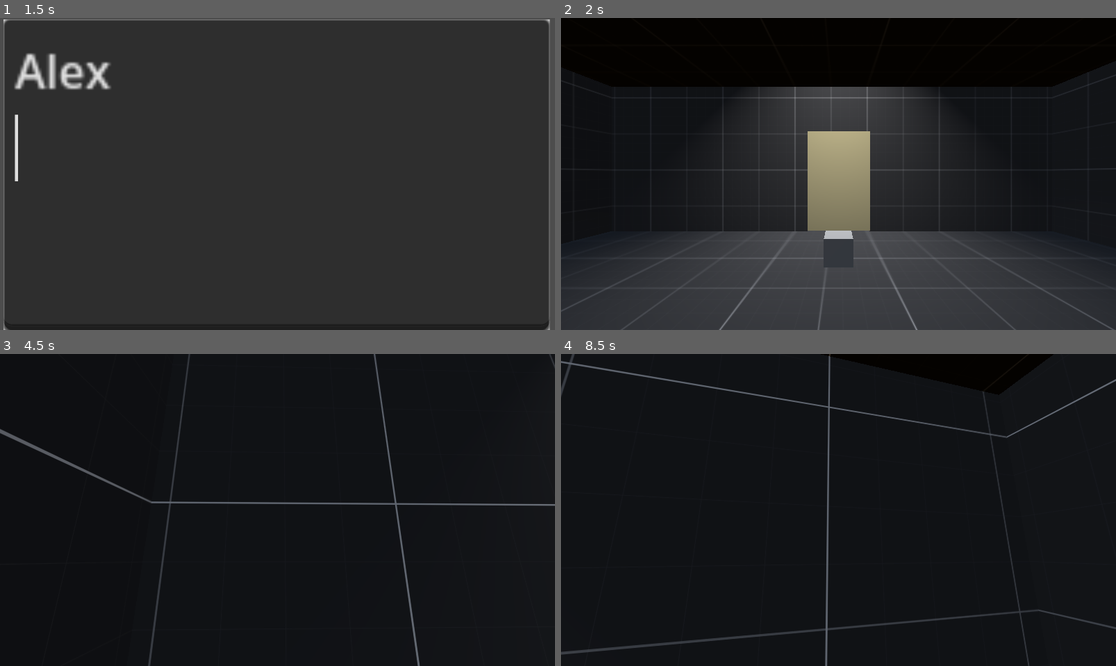
Above: before the commit, frames 1-4 (two rows, left to right).
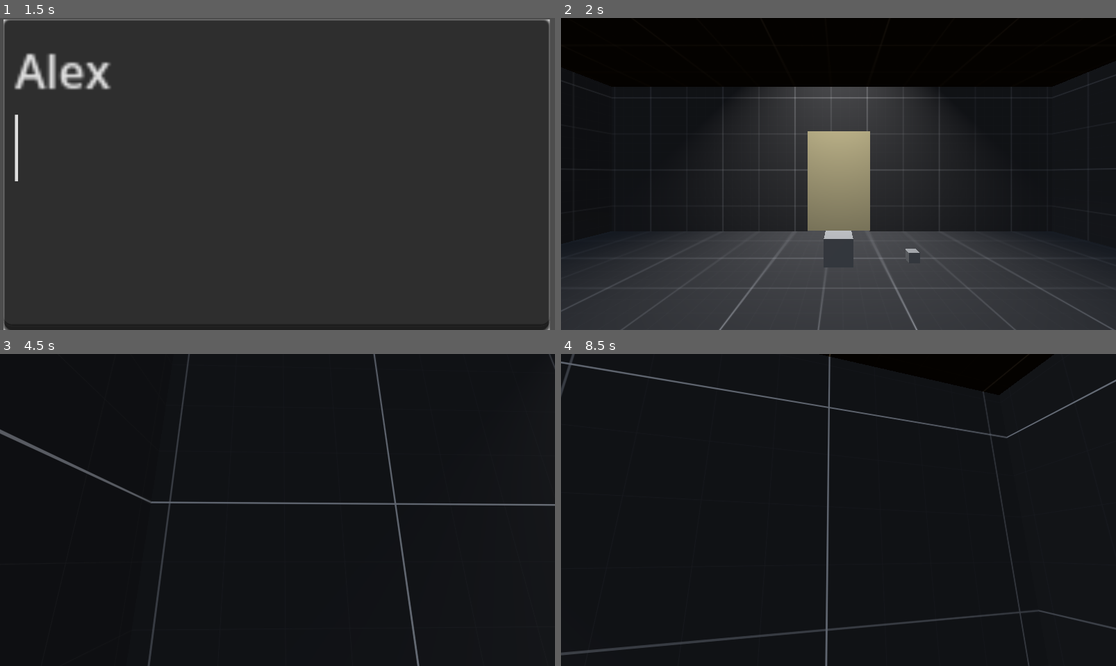
Above: after the commit, the same moments.

Repository: ToyaDR/escape-room
Game: Godot game, scene res://manager-scene.tscn
The game is run twice, just before and just after one commit, with the same random seed, the same clock (stepped at 60 frames per second) and the same inputs.
Inputs (mouse positions are in pixels of both pictures, inside the frame that each line leads up to):
- Up to frame 1 (1.5 s): click (277, 174) at 0.52 s; type "Alex" at 0.6 s; tap Enter (ui_accept) at 1.25 s; move the mouse to (249, 236) at 1.27 s; hold Up (ui_up) from 1.28 s (still down); click (249, 236) at 1.35 s
- Up to frame 2 (2 s): keep holding Up (ui_up); tap Enter (ui_accept) at 1.52 s
- Up to frame 3 (4.5 s): move the mouse to (316, 513) at 2.02 s; click (316, 513) at 2.1 s; tap Enter (ui_accept) at 2.27, 3.5, 3.77 s; move the mouse to (233, 506) at 2.77 s; click (233, 506) at 2.85 s; move the mouse to (283, 510) at 3.52 s; release Up (ui_up) at 3.53 s; hold Left (ui_left) 3.53-4.28 s; click (283, 510) at 3.6 s; move the mouse to (255, 503) at 4.27 s; hold Up (ui_up) from 4.28 s (still down); click (255, 503) at 4.35 s
- Up to frame 4 (8.5 s): tap Enter (ui_accept) at 4.52, 5.27, 6.5, 6.77, 7.52, 8.27 s; move the mouse to (866, 510) at 5.02 s; click (866, 510) at 5.1 s; move the mouse to (810, 510) at 5.77 s; click (810, 510) at 5.85 s; move the mouse to (849, 503) at 6.52 s; release Up (ui_up) at 6.53 s; hold Right (ui_right) 6.53-7.28 s; click (849, 503) at 6.6 s; move the mouse to (832, 516) at 7.27 s; hold Up (ui_up) from 7.28 s (still down); click (832, 516) at 7.35 s; move the mouse to (877, 513) at 8.02 s; click (877, 513) at 8.1 s

Frame 1 is identical in both runs. In frame 2, less than 0.1% of the frame differs, in the area x 62-65%, y 73-78%; in frame 3, 0.4%; in frame 4, 0.7%, in the area x 0-100%, y 0-97%.

Commit message:
Certain items can be added to inventory

Diff:
--- a/door.gd
+++ b/door.gd
@@ -13,5 +13,5 @@
 		return
 	animation_player.play(animation_name)
 
-func _process(delta: float) -> void:
+func _process(_delta: float) -> void:
 	pass
--- a/doorInteract.gd
+++ b/doorInteract.gd
@@ -9,5 +9,5 @@
 func _ready() -> void:
 	pass
 
-func _process(delta: float) -> void:
+func _process(_delta: float) -> void:
 	pass
--- /dev/null
+++ b/inventoryItem.gd
@@ -0,0 +1,25 @@
+extends RigidBody3D
+
+var inventory = {
+	'calculator': {
+		'canvas_path': '/root/the-room/player/CanvasLayer/inventory/calculator',
+	}
+}
+
+var item_name
+var item_ui_node: Sprite2D
+
+var free_after_interact = true
+
+func interact() -> void:
+	print(item_name + " hit")
+	# use item name to get the sprite in the canvas to turn it on
+	item_ui_node.visible = true
+	queue_free()
+
+func _ready():
+	item_name = get_meta('name')
+	item_ui_node = get_node(inventory.get(item_name).canvas_path)
+
+func _process(_delta):
+	pass
--- a/player.gd
+++ b/player.gd
@@ -17,11 +17,22 @@
 var carried_object
 var hand
 
+var default_inventory = {
+  "game_console": false,
+  "calculator": false,
+  "headphones": false,
+  "paint": false,
+  "how_to_draw_books": false,
+  "old_clothes": false,
+}
+var inventory
+
 func _ready() -> void:
 	Input.mouse_mode = Input.MOUSE_MODE_CAPTURED
 	interact_raycast = get_node('player-vision/vertical-pivot/RayCast3D')
 	vertical_pivot = get_node('player-vision/vertical-pivot')
 	hand = get_node('player-vision/vertical-pivot/Marker3D')
+	inventory = default_inventory
 
 func _input(event):
 	if (event is InputEventMouseMotion):
@@ -46,16 +57,26 @@
 	# Handle jump.
 	if Input.is_action_just_pressed("ui_accept") and is_on_floor():
 		velocity.y = JUMP_VELOCITY
+
 	if Input.is_action_just_pressed("interact"):
+		var just_interacted = false
+
 		var interact = interact_raycast.get_collider()
 		if interact != null:
+			just_interacted = true
 			if interact.has_method("interact"):
 				interact.interact()
-			if (interact is RigidBody3D):
+			elif (interact is RigidBody3D):
 				if (carried_object == null):
 					carried_object = interact
 				else:
 					carried_object = null
+
+		# the object sometimes lags behind the cursor and this makes it so the
+		# raycast is not actually colliding with a rigid body. So regardless of
+		# collision or not, we should let go of any object being carried
+		if (carried_object != null && !just_interacted):
+			carried_object = null
 
 	var input_dir = Input.get_vector("ui_left", "ui_right", "ui_up", "ui_down")
 	var direction = (transform.basis * Vector3(input_dir.x, 0, input_dir.y)).normalized()
--- a/player.tscn
+++ b/player.tscn
@@ -1,6 +1,7 @@
-[gd_scene load_steps=3 format=3 uid="uid://wdqw3sl6br3p"]
+[gd_scene load_steps=4 format=3 uid="uid://wdqw3sl6br3p"]
 
 [ext_resource type="Script" path="res://player.gd" id="1_xnrl1"]
+[ext_resource type="Texture2D" uid="uid://b25tvncvgad75" path="res://assets/inventory/hot-pink-ti-84-programmer-art.jpg" id="2_0qdy3"]
 
 [sub_resource type="CapsuleShape3D" id="CapsuleShape3D_p6qog"]
 radius = 0.268997
@@ -29,3 +30,13 @@
 
 [node name="Marker3D" type="Marker3D" parent="player-vision/vertical-pivot"]
 transform = Transform3D(1, 0, 0, 0, 1, 0, 0, 0, 1, 0, -0.306534, -1.34658)
+
+[node name="CanvasLayer" type="CanvasLayer" parent="."]
+
+[node name="inventory" type="Node2D" parent="CanvasLayer"]
+
+[node name="calculator" type="Sprite2D" parent="CanvasLayer/inventory"]
+visible = false
+position = Vector2(1763, 271)
+scale = Vector2(0.0588542, 0.0588542)
+texture = ExtResource("2_0qdy3")
--- a/project.godot
+++ b/project.godot
@@ -70,3 +70,4 @@
 3d_physics/layer_1="player"
 3d_physics/layer_2="environment"
 3d_physics/layer_3="clutter"
+3d_physics/layer_4="inventory"
--- a/scene_manager.gd
+++ b/scene_manager.gd
@@ -2,7 +2,7 @@
 
 var timer = 0
 
-func _process(delta):
+func _process(_delta):
 	timer += 1
 	if (timer > 100):
 		get_tree().change_scene_to_file('res://the-room.tscn')
--- a/the-room.tscn
+++ b/the-room.tscn
@@ -1,8 +1,9 @@
-[gd_scene load_steps=9 format=3 uid="uid://dwe3sp6d7gxwi"]
+[gd_scene load_steps=12 format=3 uid="uid://dwe3sp6d7gxwi"]
 
 [ext_resource type="Material" uid="uid://11dhsxgowmbb" path="res://grayboxing-resources/grayboxDark.tres" id="1_0eoew"]
 [ext_resource type="PackedScene" uid="uid://wdqw3sl6br3p" path="res://player.tscn" id="2_dmf0p"]
 [ext_resource type="PackedScene" uid="uid://bj3f45ufuf8e8" path="res://environment-prefabs/door.tscn" id="3_dgdyn"]
+[ext_resource type="Script" path="res://inventoryItem.gd" id="4_hpxjq"]
 
 [sub_resource type="ProceduralSkyMaterial" id="ProceduralSkyMaterial_yu2vd"]
 
@@ -16,6 +17,10 @@
 [sub_resource type="BoxShape3D" id="BoxShape3D_2v4uc"]
 
 [sub_resource type="BoxMesh" id="BoxMesh_enh6d"]
+
+[sub_resource type="BoxMesh" id="BoxMesh_6po1q"]
+
+[sub_resource type="BoxShape3D" id="BoxShape3D_lfhko"]
 
 [node name="the-room" type="Node3D"]
 transform = Transform3D(1, 0, 0, 0, 1, 0, 0, 0, 1, -0.397453, 0.150072, 0.0585377)
@@ -72,17 +77,35 @@
 
 [node name="door" parent="." instance=ExtResource("3_dgdyn")]
 
-[node name="boxRigid" type="RigidBody3D" parent="."]
+[node name="moveableBox" type="RigidBody3D" parent="."]
 transform = Transform3D(1, 0, 0, 0, 1, 0, 0, 0, 1, 0, 0.260086, 0)
 collision_layer = 4
-collision_mask = 2
+collision_mask = 6
 mass = 0.09
 
-[node name="boxCollision" type="CollisionShape3D" parent="boxRigid"]
+[node name="boxCollision" type="CollisionShape3D" parent="moveableBox"]
 transform = Transform3D(0.25, 0, 0, 0, 0.25, 0, 0, 0, 0.25, 0, 0, 0)
 shape = SubResource("BoxShape3D_2v4uc")
 
-[node name="boxShape" type="MeshInstance3D" parent="boxRigid"]
+[node name="boxShape" type="MeshInstance3D" parent="moveableBox"]
 transform = Transform3D(0.25, 0, 0, 0, 0.25, 0, 0, 0, 0.25, 0, 0, 0)
 mesh = SubResource("BoxMesh_enh6d")
 skeleton = NodePath("")
+
+[node name="inventoryBox" type="RigidBody3D" parent="."]
+transform = Transform3D(1, 0, 0, 0, 1, 0, 0, 0, 1, 0.675361, 0.208454, 0)
+collision_layer = 4
+collision_mask = 7
+mass = 0.01
+script = ExtResource("4_hpxjq")
+metadata/name = "calculator"
+
+[node name="MeshInstance3D" type="MeshInstance3D" parent="inventoryBox"]
+transform = Transform3D(0.1, 0, 0, 0, 0.1, 0, 0, 0, 0.1, 0, 0, 0)
+mesh = SubResource("BoxMesh_6po1q")
+
+[node name="CollisionShape3D" type="CollisionShape3D" parent="inventoryBox"]
+transform = Transform3D(0.1, 0, 0, 0, 0.1, 0, 0, 0, 0.1, 0, 0, 0)
+shape = SubResource("BoxShape3D_lfhko")
+
+[editable path="player"]
Binary file added: assets/inventory/hot-pink-ti-84-programmer-art.jpg
Not shown, added: assets/inventory/hot-pink-ti-84-programmer-art.jpg.import
